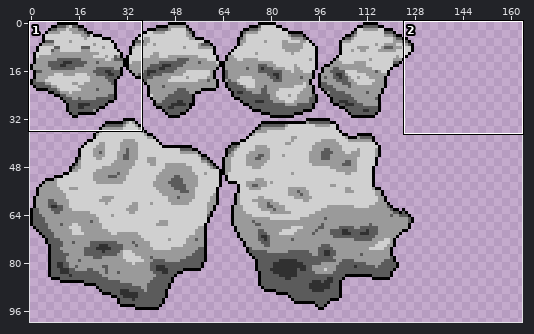
Two versions of one sprite sheet, game/graphics/enemy/asteroid.png. Above: a wide view before the commit, with the close-up outlined.
Close-up. Earlier state:
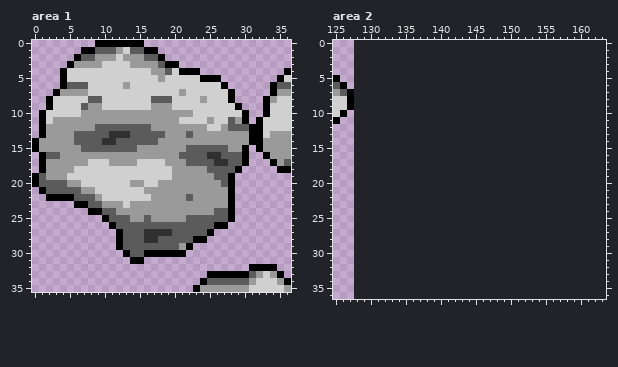
The file is 128x96 pixels. Pixels under 10% opacity are left out. Shown: area 1: x 0..36, y 0..35; area 2: x 125..163, y 0..36. The old version is drawn lined up with the new one, on the new canvas. The wide view leaves out empty margins.
After:
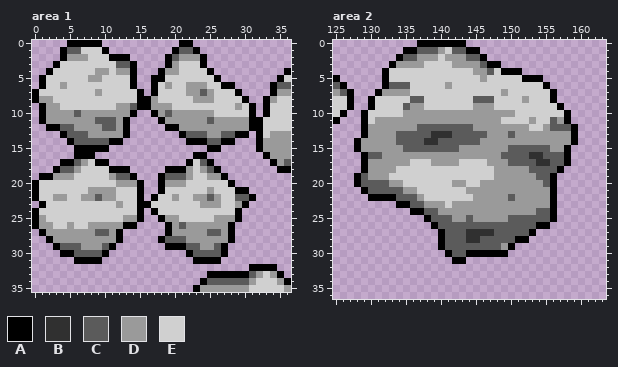
Palette (. is transparent): A #000000  B #303030  C #5b5b5b  D #9a9a9a  E #d0d0d0
Changes in this commit:
canvas 128x96 -> 500x500
Area 1:
y 0: x 5..8 .... -> AAAA; x 10..15 AAAAAA -> ......; x 21..22 .. -> AA
y 1: x 4..17 ...AACCCDECCAA -> ACCEEEA.......; x 20..23 .... -> ACCA
y 2: x 4..24 ..ACCDDDEDDDCCA...... -> ADDDEEEAAA.....ACDDDA
y 3: x 3..9 ..ADDDD -> AEEEEEE; x 12..18 EEDDDDC -> CCA....; x 20..24 A.... -> DEEEA
y 4: x 2..4 ..A -> AEE; x 9..10 EE -> DD; x 12..25 EEEEEDDCEAAA.. -> DDA...ADDEEEEA
y 5: x 1..4 ...A -> AEEE; x 8..9 EE -> DD; x 14..18 EEEED -> A..AA; x 24..25 AA -> EE
y 6: x 1..7 ...ACCC -> AEEDEEE; x 13..17 DEEEE -> EA..A; x 19 E -> D; x 22..24 EEE -> DDD; x 28 . -> A
y 7: x 0..7 ...ADDDD -> AEEEEEEE; x 9 E -> D; x 15..17 EEE -> A.A; x 21..25 DEEEE -> EDDCD; x 28..29 A. -> EA
y 8: x 0..2 ..A -> ADD; x 8..9 CC -> EE; x 15..19 EECCC -> AADEE; x 23 E -> D; x 25 E -> D; x 28..30 A.. -> EEA
y 9: x 1..3 .AE -> ADD; x 7..9 CDD -> EEE; x 12..16 EEEEE -> DDCAA; x 29..31 A.. -> DEA
y 10: x 2..6 EEEEE -> DDDDC; x 14..17 DDDD -> A..A; x 19 D -> C; x 23..25 EEE -> DDD; x 30..31 A. -> EA
y 11: x 2 E -> D; x 9..11 DDD -> CCC; x 13..18 DDDDDD -> A....A; x 21..28 EEEEDEEC -> DDDDCDDD; x 30..31 A. -> DA
y 12: x 1..5 ADDDD -> .AACC; x 9 C -> D; x 12..20 CCCCCDDDD -> DA.....AA; x 25..26 EE -> DD; x 28..30 CCC -> DDD
y 13: x 1..5 ADDDD -> ...AC; x 8..21 CCCBBBCCCCCDDD -> DDDDDA.......A; x 23..24 DD -> CC; x 27..31 DDDDA -> CCAA.
y 14: x 0..5 ADDDDD -> .....A; x 10..31 BBCCCCCCDDDDDDDDDDDDDA -> CAA.........AAACCAA...
y 15: x 0..30 ADDDDDDCCCCCCCCDDDDDDDCCCCCCDDA -> ......AAAAA..............AA....
y 16: x 1..30 ACCDDDDDDDDDDDDDDDDDCCCCBBCCCA -> .....AAA..............AA......
y 17: x 1..6 ADDDDD -> ...AAC; x 9..23 EEDDDDEEEEDDDCC -> AA...........AE; x 25..30 CBBCCA -> A.....
y 18: x 1..6 ADDDDE -> ..ACCD; x 11..21 EEEEEEEEEDD -> AAA.....AAA; x 23 D -> E; x 26..29 CCCA -> A...
y 19: x 0..2 ACD -> .AA; x 5 E -> D; x 11..21 EEEEEEEEEDD -> DCCA...ACCC; x 23..24 DD -> EE; x 26..28 CCA -> DA.
y 20: x 1..6 CCCCDD -> EEEEEE; x 12..13 EE -> DD; x 15..18 DEED -> A..A; x 22..27 DDDDDC -> EEEEEE
y 21: x 0..7 .ACCCCCD -> AEEEEEEE; x 9..11 EEE -> DDD; x 15..24 EDDDDDDDDD -> A..AEEEEEE; x 26..30 DDA.. -> EEEAA
y 22: x 0..11 ..AAAACCCDEE -> AEEDDEEDDCDD; x 15..19 EEDDD -> A.AEE; x 21..22 DC -> EE; x 25 D -> C; x 27..31 DA... -> EECCA
y 23: x 1..11 .....AACCDD -> AEEEEEEEEEE; x 14..23 DDDDDDDDDD -> EAAEEEEEEE; x 27..30 DA.. -> EEDA
y 24: x 0..29 ........AACCDDDDDDDDDDDDDDCCA. -> AEEEEEEEEEEEEEEA.AEEEEEEEEEEEA
y 25: x 0..13 ..........ACCC -> ADEEEEEEEEEEED; x 15..18 DCDD -> A..A; x 21..29 DCCCCCCA. -> EEEEEDDDA
y 26: x 0..20 ...........ACCCCCCCCC -> ADDEEDEEDDDDDAA....AD; x 22..28 CCCCAA. -> DDDDDDA
y 27: x 1..11 ........... -> ADDDDDDDCCD; x 13..28 CCCBBBBCCCCCA... -> ......ADDDDDCCDA
y 28: x 2..11 .......... -> ADDDDDDDDD; x 13..18 CCCBBC -> .....A; x 22..28 CAA.... -> DDDDDDA
y 29: x 3..27 .........ACCCCCCCCDA..... -> ACCCDDDCA.......AAACCDDCA
y 30: x 4..10 ....... -> AACCCCA; x 13..27 ACCAAAAAA...... -> .........ACCCCA
y 31: x 6..9 .... -> AAAA; x 14..15 AA -> ..; x 23..26 .... -> AAAA
Area 2:
y 0: x 137..143 ....... -> AAAAAAA
y 1: x 135..145 ........... -> AACCCDECCAA
y 2: x 134..146 ............. -> ACCDDDEDDDCCA
y 3: x 133..148 ................ -> ADDDDEEEEDDDDCAA
y 4: x 132..151 .................... -> AEEEEEEEEEEEEDDCEAAA
y 5: x 132..154 ....................... -> AEEEEEEEEEEEEEDEEEEEAAA
y 6: x 132..155 ........................ -> ACCCEEEEEDEEEEEEEEEEEEEA
y 7: x 131..156 .......................... -> ADDDDEEEEEEEEEEEEEDEEEEEEA
y 8: x 130..156 ........................... -> AEEEEECCEEEEEEECCCEEEEDEEEA
y 9: x 130..157 ............................ -> AEEEECDDEEEEEEEDDDEEEEEEEEEA
y 10: x 129..158 .............................. -> AEEEEEDDDDDDDDDDDDDDDDEEEEEEEA
y 11: x 129..158 .............................. -> AEDDDDDDDDDDDDDDDDDDEEEEDEECDA
y 12: x 129..159 ............................... -> ADDDDDDDCCCCCCCCDDDDDDDDEEDCCCA
y 13: x 129..159 ............................... -> ADDDDCCCCCBBBCCCCCDDDCDDDDDDDDA
y 14: x 128..159 ................................ -> ADDDDDCCCCBBCCCCCCDDDDDDDDDDDDDA
y 15: x 128..158 ............................... -> ADDDDDDCCCCCCCCDDDDDDDCCCCCCDDA
y 16: x 129..158 .............................. -> ACCDDDDDDDDDDDDDDDDDCCCCBBCCCA
y 17: x 129..158 .............................. -> ADDDDDDEEEDDDDEEEEDDDCCCCBBCCA
y 18: x 129..157 ............................. -> ADDDDEEEEEEEEEEEEEEDDDDDCCCCA
y 19: x 128..156 ............................. -> ACDDDEEEEEEEEEEEEEEEDDDDDDCCA
y 20: x 128..156 ............................. -> ACCCCDDEEEEEEEDDEEDDDDDDDDDCA
y 21: x 129..156 ............................ -> ACCCCCDDEEEEEEEDDDDDDDDDDDDA
y 22: x 130..156 ........................... -> AAAACCCDEEEEEEEDDDDDCDDDDDA
y 23: x 134..156 ....................... -> AACCDDDEDDDDDDDDDDDDDDA
y 24: x 136..156 ..................... -> AACCDDDDDDDDDDDDDDCCA
y 25: x 138..156 ................... -> ACCCDDCDDDDDCCCCCCA
y 26: x 139..155 ................. -> ACCCCCCCCCCCCCCAA
y 27: x 140..153 .............. -> ACCCBBBBCCCCCA
y 28: x 140..152 ............. -> ACCCBBCCCCCAA
y 29: x 140..150 ........... -> ACCCCCCCCDA
y 30: x 141..149 ......... -> ACCAAAAAA
y 31: x 142..143 .. -> AA
Where, in picture pixels (left, top, right, bottom), the same in both close-ups:
changed: (32, 40, 256, 264)
added: (354, 40, 578, 264)
